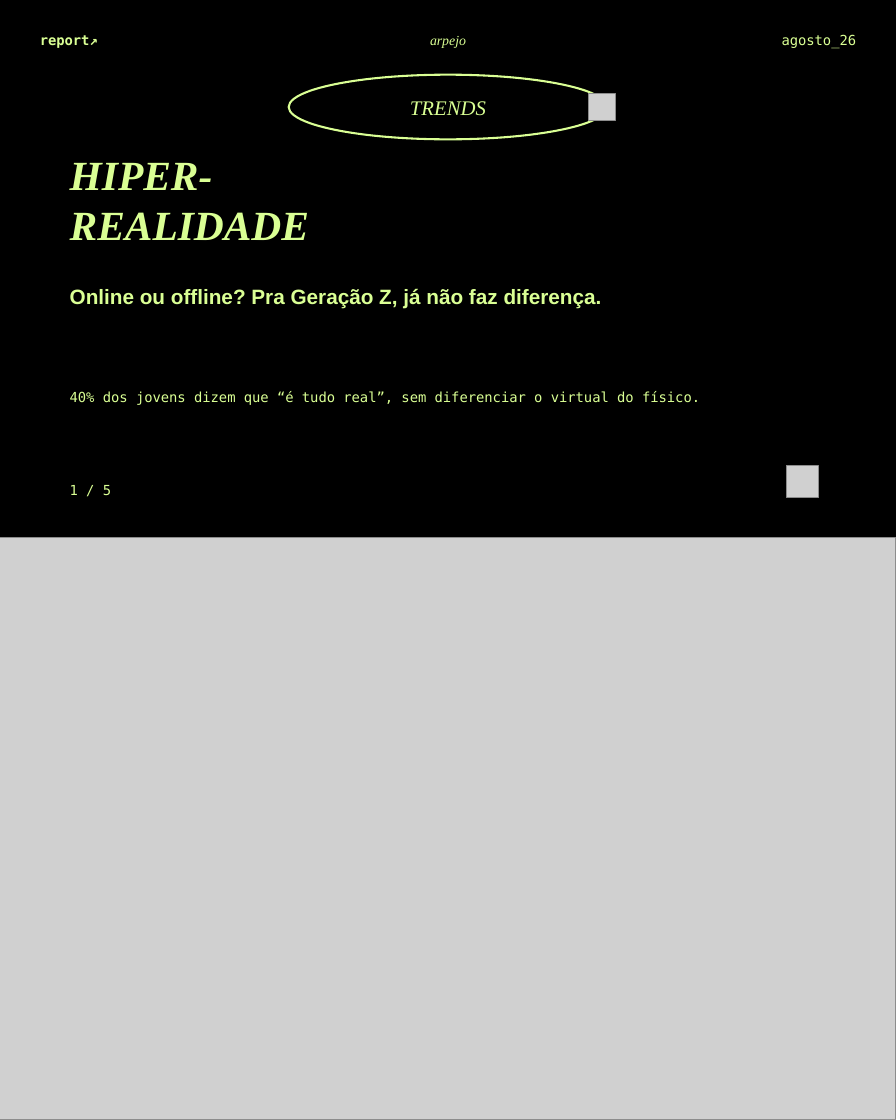
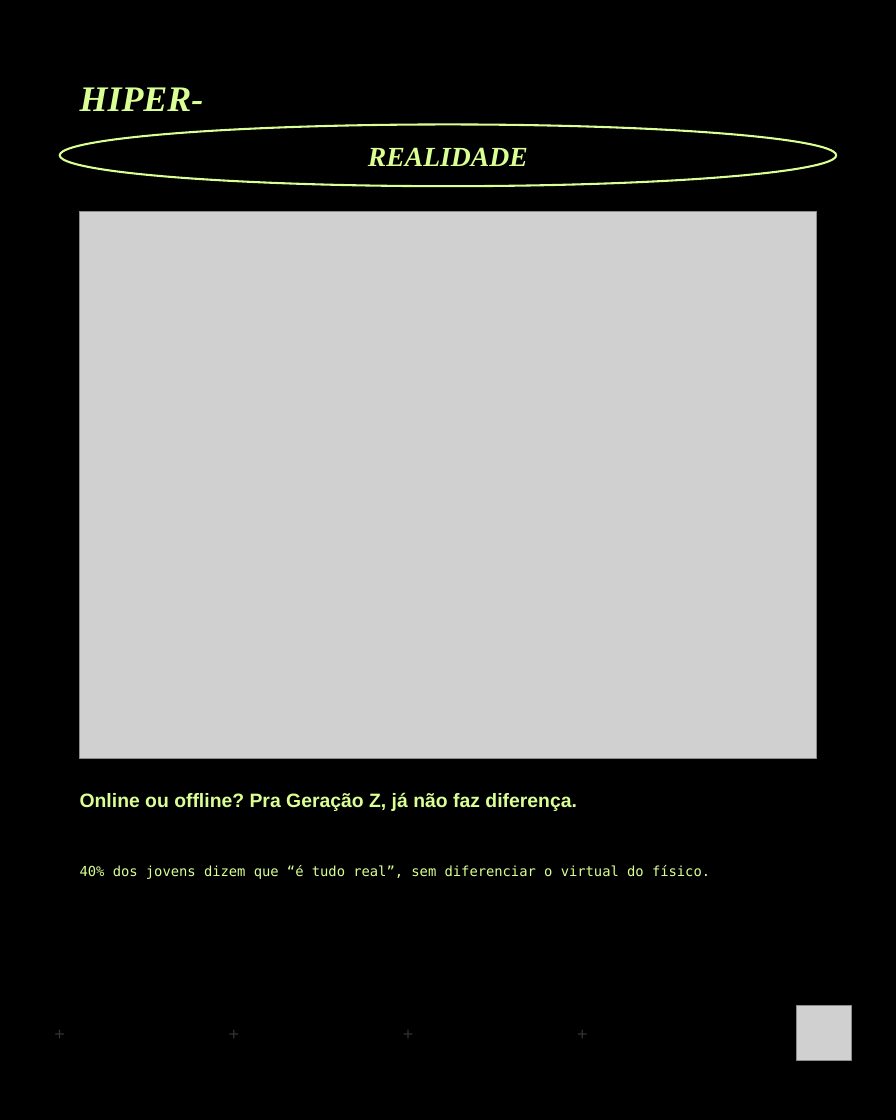
Before and after one commit to BiancaSchwanke/data-manipulation-exercises, a slide deck: slide 2 of entregas-agosto26/carrossel-instagram-agosto26.pptx. Drawn at 896x1120 pixels with LibreOffice and Linux fonts; fonts in the diff are those of the drawing; grey boxes stand for pictures. Boxes give left, top, right and bottom in pixels: in the first picture for what was removed or moved away, otherwise in the second. Text is boxed around its words. In the diff, an @@ line names an element or a change of style, - is before the commit and + after.

```diff
--- a/entregas-agosto26/carrossel-instagram-agosto26.pptx
+++ b/entregas-agosto26/carrossel-instagram-agosto26.pptx
@@ text removed at (40,35,98,48) @@
-report↗
@@ rounded rectangle added at (45,40,851,943), fill #000000 @@
@@ text removed at (430,36,466,48) @@
-arpejo
@@ text removed at (782,34,857,48) @@
-agosto_26
@@ text added at (80,87,204,111), 26 pt, text #DAFF94, bold, italic @@
+HIPER-
@@ text removed at (410,101,486,116) @@
-TRENDS
@@ text "REALIDADE": place and size @@
-text "REALIDADE" at (70,163,309,240)
+text "REALIDADE" at (368,147,528,166)
@@ text "REALIDADE" at (368,147,528,166): size 30 to 20 pt; alignment left to centre; vertical alignment top to middle @@
@@ ellipse: place and size @@
-ellipse at (289,75,607,139)
+ellipse at (60,124,836,186)
@@ text at (70,163,213,190): paragraph removed @@
-HIPER-
@@ picture: place and size @@
-picture at (0,538,896,1120)
+picture at (80,211,816,759)
@@ picture removed at (786,466,818,498) @@
@@ text removed at (70,485,111,496) @@
-1 / 5
@@ text "Online ou offline? Pra Geração ...": place and size @@
-text "Online ou offline? Pra Geração ..." at (70,289,602,309)
+text "Online ou offline? Pra Geração ..." at (80,793,577,811)
@@ text "Online ou offline? Pra Geração ..." at (80,793,577,811): size 15 to 14 pt @@
@@ text "40% dos jovens dizem que ...": place and size @@
-text "40% dos jovens dizem que ..." at (70,391,700,405)
+text "40% dos jovens dizem que ..." at (80,865,710,879)
@@ text added at (45,1017,75,1047), 13 pt, text #333333 @@
++
@@ text added at (219,1017,249,1047), 13 pt, text #333333 @@
++
@@ text added at (393,1017,423,1047), 13 pt, text #333333 @@
++
@@ text added at (567,1017,597,1047), 13 pt, text #333333 @@
++
@@ picture: place and size @@
-picture at (588,94,615,120)
+picture at (796,1006,851,1060)
```
Also in this commit, not shown: 4 other slides changed, 1 slide added, 1 slide removed, 1 other file.
